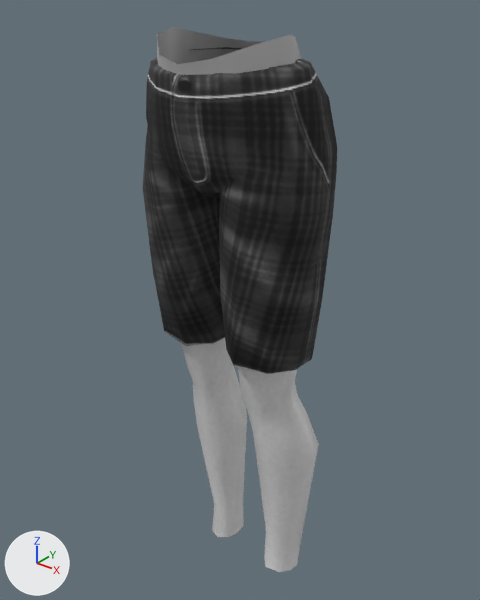
What one commit did to the COLLADA model modules/world/avatarbaseart/art/assets/models/collada/Clothing/FemaleClothing/FemaleShorts.dae.
Before and after are seen from a 50 mm lens placed at (0.00663, -0.00795, 0.01235), pointed at (-0.00015, 0.00052, 0.0071). Every picture has the same lights, and +X, +Y and +Z are marked at lower left.

The first picture shows 'Legs_Nude', 'Shorts'.
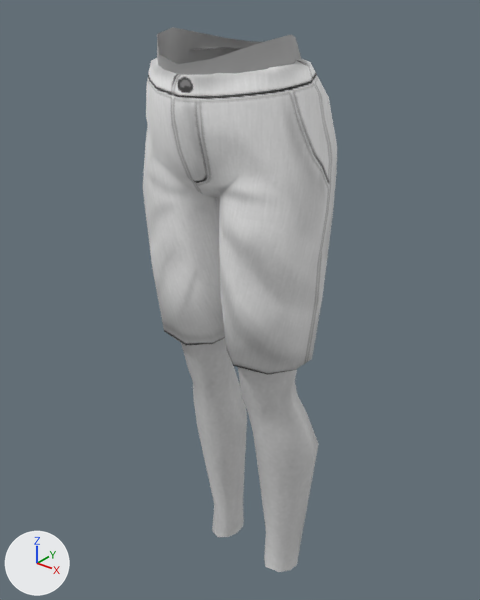
What changed in the scene script:
```text
Add img_femaleshortssolidblkclr_png:
    img_femaleshortssolidblkclr_png = load_image('FemaleShortsSolidBLKCLR.png', 'FemaleShortsSolidBLKCLR.png', 512, 512, 'sRGB')
Change mat_lambert5:
    mat_lambert5.texture: img_femaleshortsplaidblkclr_png -> img_femaleshortssolidblkclr_png
```

Pixel boxes (x1, y1, x2, y2) of what changed, in the pictures (480 x 600 px):
'Shorts', surface changed (black to grey)
    both: (143, 47, 337, 375)
